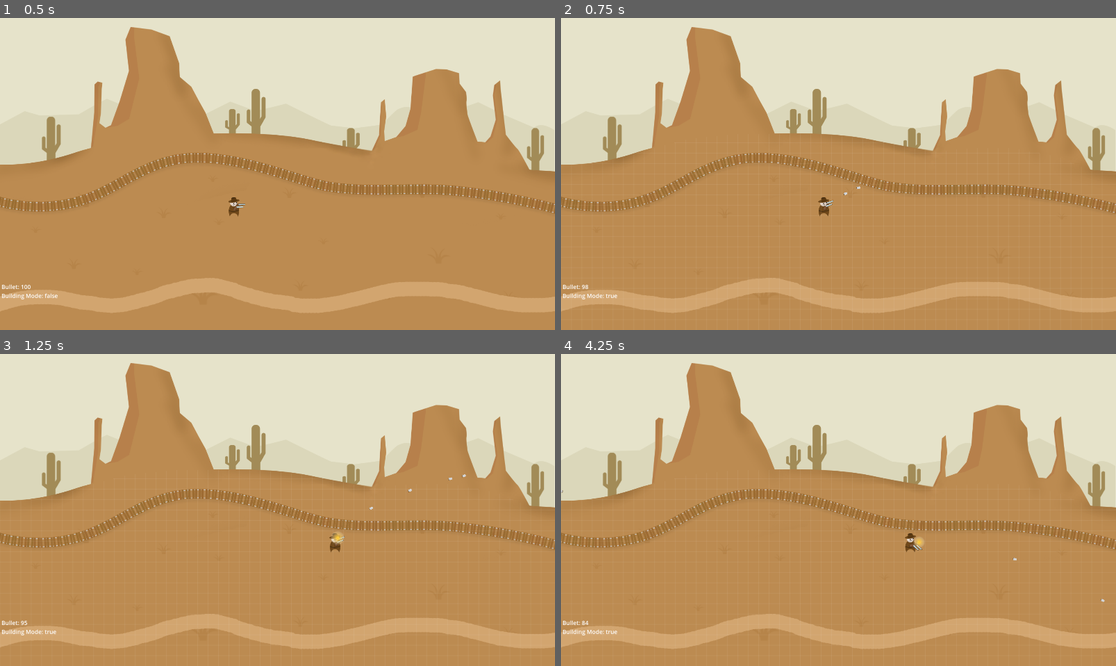
Above: before the commit, frames 1-4 (two rows, left to right).
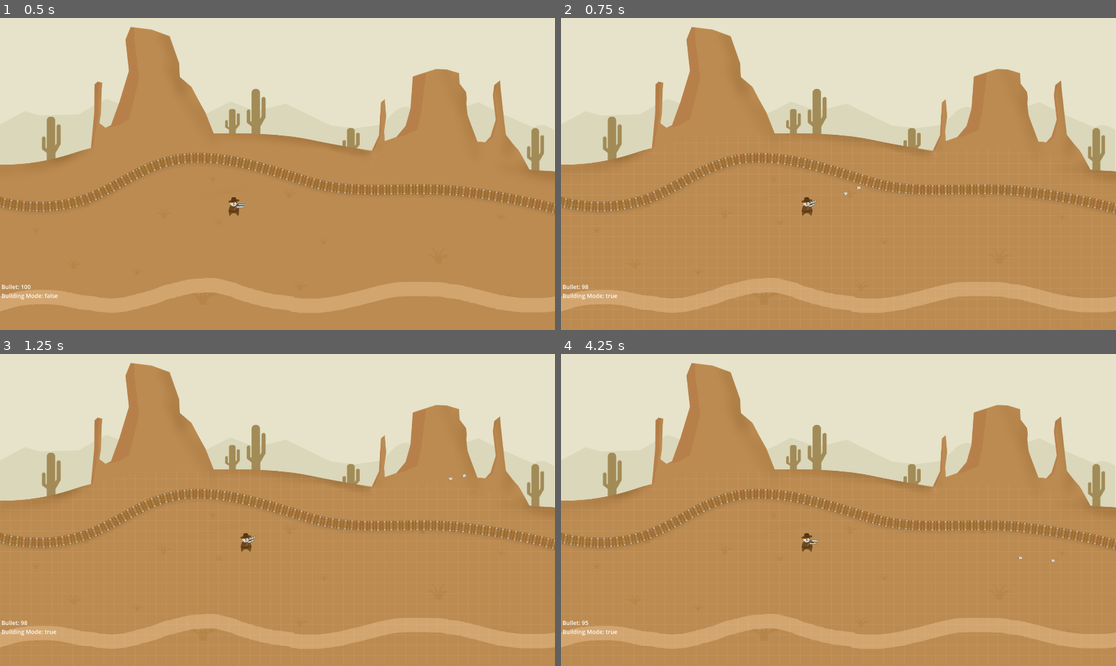
Above: after the commit, the same moments.

Repository: realfirat/A-Simple-Wild-West-Game
Game: Godot game, scene res://scenes/main.tscn
Two runs of this game, one before a commit and one after it. Both use one fixed random seed, a clock stepped at 60 frames per second and the inputs below.
Inputs (mouse positions are in pixels of both pictures, inside the frame that each line leads up to):
- Up to frame 1 (0.5 s): no input
- Up to frame 2 (0.75 s): tap Enter at 0.5 s; move the mouse to (960, 158) at 0.52 s; press the mouse at (960, 158) at 0.53 s; hold D (go_right) from 0.53 s (still down); tap E (build_mode) at 0.6 s
- Up to frame 3 (1.25 s): keep holding D (go_right)
- Up to frame 4 (4.25 s): move the mouse to (727, 525) at 1.27 s; release D (go_right) at 1.28 s; release the mouse at (727, 525) at 1.28 s; hold S (go_down) 1.28-2.03 s; click (727, 525) at 1.35 s; tap E (build_mode) at 1.55, 2.1, 3.05, 3.6 s; move the mouse to (894, 441) at 2.02 s; press the mouse at (894, 441) at 2.03 s; hold D (go_right) 2.03-2.78 s; move the mouse to (810, 572) at 2.77 s; release the mouse at (810, 572) at 2.78 s; hold W (go_up) 2.78-3.53 s; click (810, 572) at 2.85 s; move the mouse to (1005, 556) at 3.52 s; press the mouse at (1005, 556) at 3.53 s; hold A (go_left) from 3.53 s (still down)

Frame 1 is identical in both runs. In frame 2, 0.2% of the frame differs, in the area x 43-50%, y 57-64%; in frame 3, 0.2%; in frame 4, 0.3%, in the area x 0-98%, y 43-87%.

Commit message:
grid eklemeler

Diff:
--- /dev/null
+++ b/scenes/b_bank.tscn
@@ -0,0 +1,14 @@
+[gd_scene load_steps=2 format=3 uid="uid://xntgc3aap2il"]
+
+[ext_resource type="Texture2D" uid="uid://cvycur0rehjb7" path="res://assets/_0009_Bank.png" id="1_dp1x3"]
+
+[node name="b_bank" type="StaticBody2D"]
+
+[node name="CollisionPolygon2D" type="CollisionPolygon2D" parent="."]
+position = Vector2(0, -83.6)
+polygon = PackedVector2Array(-91, -47, -53, -47, -53, -66, -2, -84, 51, -67, 51, -47, 89, -47, 89, -8, 105, -8, 105, 84, -107, 84, -107, -8, -91, -8)
+
+[node name="Sprite2D" type="Sprite2D" parent="."]
+position = Vector2(0, 0.399994)
+texture = ExtResource("1_dp1x3")
+offset = Vector2(0, -84)
--- /dev/null
+++ b/scenes/b_church.tscn
@@ -0,0 +1,12 @@
+[gd_scene load_steps=2 format=3 uid="uid://bwloxn1ffn1pn"]
+
+[ext_resource type="Texture2D" uid="uid://cwxdqdbecjv5q" path="res://assets/_0010_Church.png" id="1_gbcbc"]
+
+[node name="b_church" type="StaticBody2D"]
+
+[node name="CollisionPolygon2D" type="CollisionPolygon2D" parent="."]
+polygon = PackedVector2Array(-104, 0, -104, -205, -77, -258, -47, -203, -47, -111, 82, -111, 105, -54, 105, 0)
+
+[node name="Sprite2D" type="Sprite2D" parent="."]
+texture = ExtResource("1_gbcbc")
+offset = Vector2(0, -129)
--- /dev/null
+++ b/scenes/b_saloon.tscn
@@ -0,0 +1,11 @@
+[gd_scene load_steps=2 format=3 uid="uid://wtwiya63frfw"]
+
+[ext_resource type="Texture2D" uid="uid://dcnerpsy7vbjj" path="res://assets/_0012_Salon.png" id="1_g0luu"]
+
+[node name="b_saloon" type="StaticBody2D"]
+
+[node name="CollisionPolygon2D" type="CollisionPolygon2D" parent="."]
+polygon = PackedVector2Array(-86, 102, -85, -60, -47, -60, -42, -78, -26, -95, 0, -102, 28, -94, 41, -80, 47, -60, 85, -60, 86, 102)
+
+[node name="Sprite2D" type="Sprite2D" parent="."]
+texture = ExtResource("1_g0luu")
--- /dev/null
+++ b/scenes/b_sheriffoffice.tscn
@@ -0,0 +1,13 @@
+[gd_scene load_steps=2 format=3 uid="uid://cnnn4i4uythrn"]
+
+[ext_resource type="Texture2D" uid="uid://smru7qg678du" path="res://assets/_0008_Sheriff-Office.png" id="1_t7v6r"]
+
+[node name="b_sheriffoffice" type="StaticBody2D"]
+
+[node name="CollisionPolygon2D" type="CollisionPolygon2D" parent="."]
+polygon = PackedVector2Array(81, -1, -80, -1, -80, -70, -85, -70, -78, -86, -72, -86, -72, -103, -27, -103, -27, -113, 0, -120, 27, -113, 27, -103, 73, -103, 73, -86, 78, -86, 86, -70, 81, -70)
+
+[node name="Sprite2D" type="Sprite2D" parent="."]
+position = Vector2(0, -1)
+texture = ExtResource("1_t7v6r")
+offset = Vector2(0, -59)
--- /dev/null
+++ b/scenes/b_townhall.tscn
@@ -0,0 +1,12 @@
+[gd_scene load_steps=2 format=3 uid="uid://bsq75ws3ku8hd"]
+
+[ext_resource type="Texture2D" uid="uid://bw7xbppioa0rd" path="res://assets/_0011_Town-Hall.png" id="1_srcmi"]
+
+[node name="b_townhall" type="StaticBody2D"]
+
+[node name="Sprite2D" type="Sprite2D" parent="."]
+texture = ExtResource("1_srcmi")
+offset = Vector2(0, -112)
+
+[node name="CollisionPolygon2D" type="CollisionPolygon2D" parent="."]
+polygon = PackedVector2Array(-113, 0, -113, -158, -88, -158, -88, -192, -29, -205, -29, -220, 0, -225, 29, -220, 29, -206, 88, -191, 89, -159, 113, -159, 113, 0)
--- a/scripts/gun.gd
+++ b/scripts/gun.gd
@@ -32,7 +32,7 @@
 		back_gun.flip_v = true
 
 func _input(event):
-	if event is InputEventMouseButton:
+	if event is InputEventMouseButton and not global_variables.is_build_mode:
 		var tween = create_tween()
 		if get_global_mouse_position().x >= global_position.x:
 			tween.tween_property(self, "position", position + Vector2(-5, 0), 0.05).from(position)
--- a/scripts/kovboy.gd
+++ b/scripts/kovboy.gd
@@ -22,7 +22,7 @@
 
 func _process(delta):
 
-	if Input.is_action_pressed("fire"):
+	if Input.is_action_pressed("fire") and not global_variables.is_build_mode:
 		if global_variables.bullet > 0 and small_gun_ready:
 			var small_bullet_instance = small_bullet.instantiate()
 			small_bullet_instance.global_position = global_position - Vector2(0, 4)
@@ -67,7 +67,8 @@
 
 	velocity = velocity.normalized() * speed
 
-	move_and_slide()
+	if not global_variables.is_build_mode:
+		move_and_slide()
 
 func _on_timer_small_gun_timeout():
 	small_gun_ready = true
